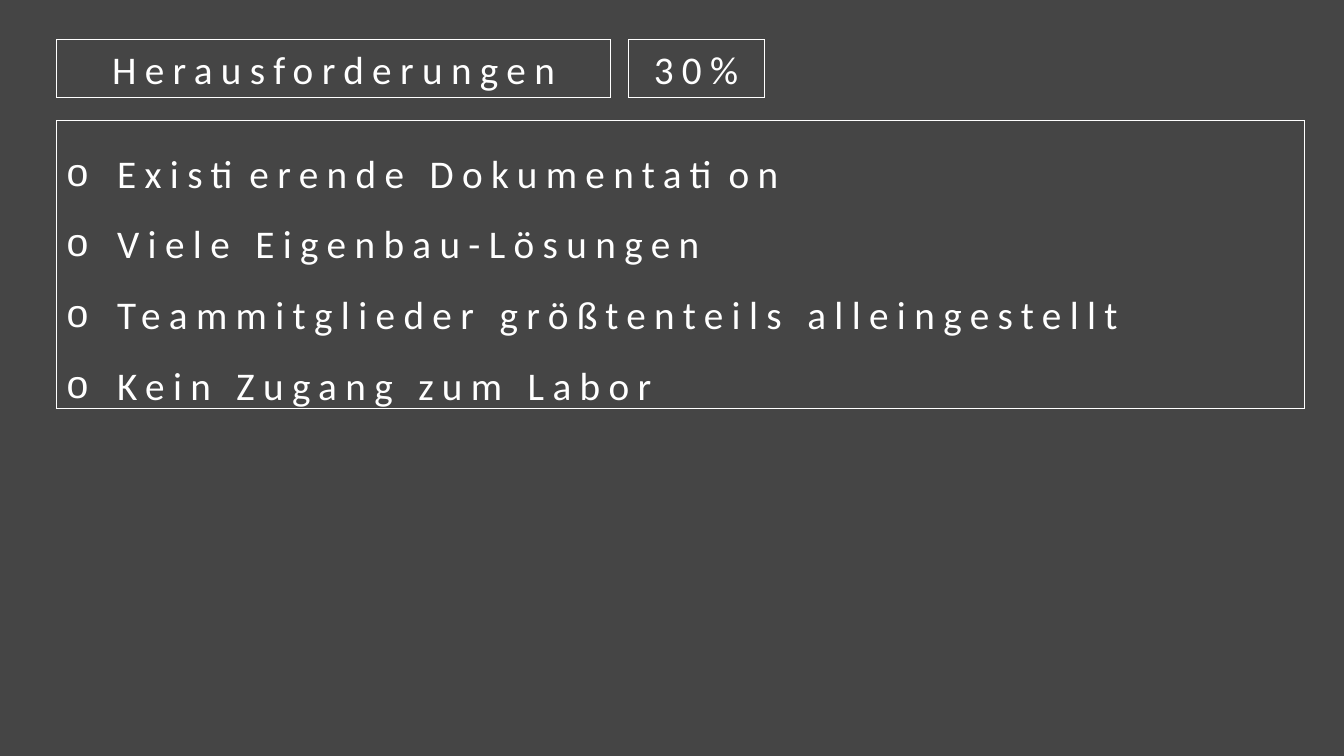
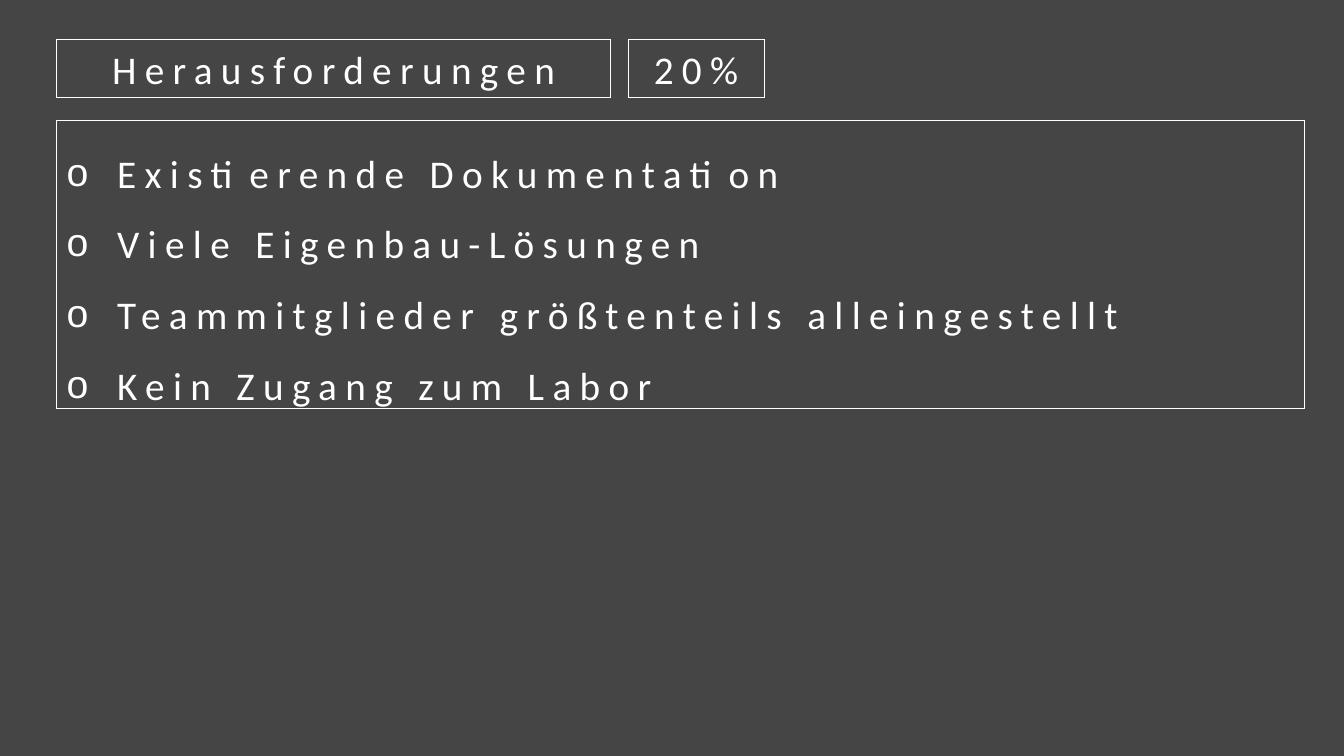
Before and after one commit to Eggs-Bacon/Allgemein, a slide deck: slide 8 of Material für Abschlusspräsentation/Präsentation_Felix.pptx. Drawn at 1344x756 pixels with LibreOffice and Linux fonts; fonts in the diff are those of the drawing; background and template pictures are left out. Boxes give left, top, right and bottom in pixels: in the first picture for what was removed or moved away, otherwise in the second. Text is boxed around its words. In the diff, an @@ line names an element or a change of style, - is before the commit and + after.

```diff
--- a/Material für Abschlusspräsentation/Präsentation_Felix.pptx
+++ b/Material für Abschlusspräsentation/Präsentation_Felix.pptx
@@ text in rectangle at [654,57,738,85]: text changed @@
-30%
+20%
```
Also in this commit, not shown: 3 other slides changed, 1 other file.
